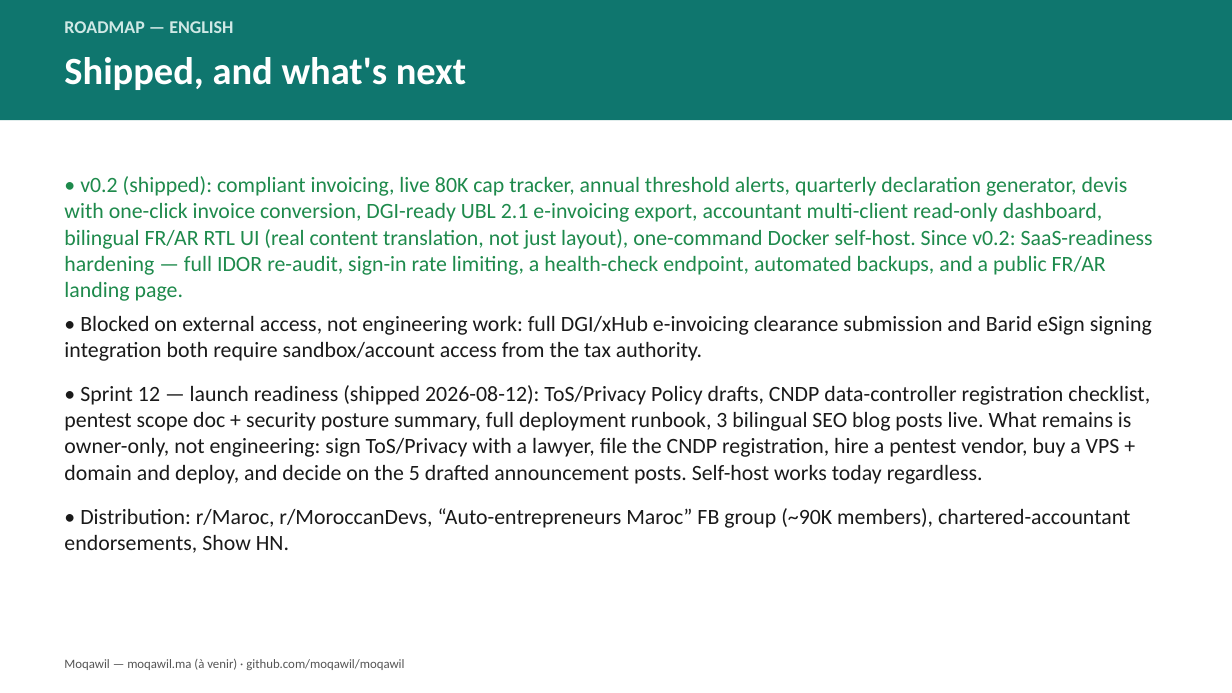
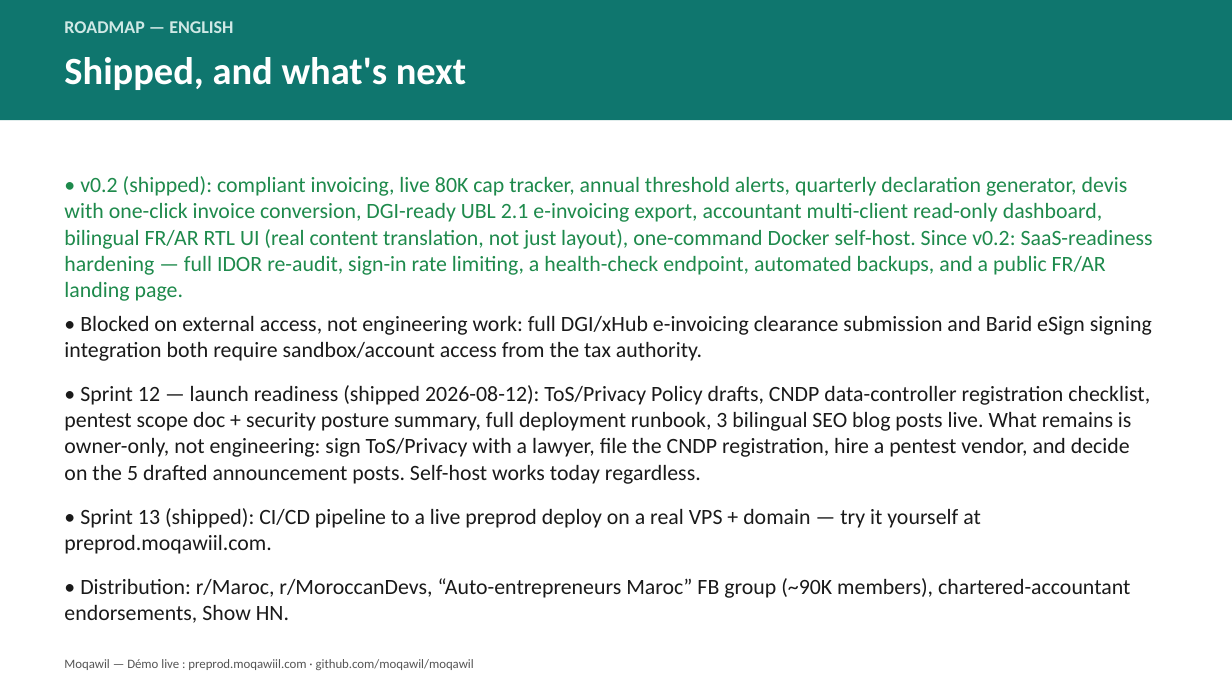
Before and after one commit to rhorba/Moqawil, a slide deck: slide 13 of pitch/Moqawil-Pitch-Deck.pptx. Drawn at 1232x693 pixels with LibreOffice and Linux fonts; fonts in the diff are those of the drawing. Boxes give left, top, right and bottom in pixels: in the first picture for what was removed or moved away, otherwise in the second. Text is boxed around its words. In the diff, an @@ line names an element or a change of style, - is before the commit and + after.

```diff
--- a/pitch/Moqawil-Pitch-Deck.pptx
+++ b/pitch/Moqawil-Pitch-Deck.pptx
@@ text at [64, 385, 1150, 554]: text changed @@
-• Sprint 12 — launch readiness (shipped 2026-08-12): ToS/Privacy Policy drafts, CNDP data-controller registration checklist, pentest scope doc + security posture summary, full deployment runbook, 3 bilingual SEO blog posts live. What remains is owner-only, not engineering: sign ToS/Privacy with a lawyer, file the CNDP registration, hire a pentest vendor, buy a VPS + domain and deploy, and decide on the 5 drafted announcement posts. Self-host works today regardless.
+• Sprint 12 — launch readiness (shipped 2026-08-12): ToS/Privacy Policy drafts, CNDP data-controller registration checklist, pentest scope doc + security posture summary, full deployment runbook, 3 bilingual SEO blog posts live. What remains is owner-only, not engineering: sign ToS/Privacy with a lawyer, file the CNDP registration, hire a pentest vendor, and decide on the 5 drafted announcement posts. Self-host works today regardless.
+• Sprint 13 (shipped): CI/CD pipeline to a live preprod deploy on a real VPS + domain — try it yourself at preprod.moqawiil.com.
@@ text at [64, 659, 474, 670]: text changed @@
-Moqawil — moqawil.ma (à venir) · github.com/moqawil/moqawil
+Moqawil — Démo live : preprod.moqawiil.com · github.com/moqawil/moqawil
```
Also in this commit, not shown: 14 other slides changed, 1 other file.
